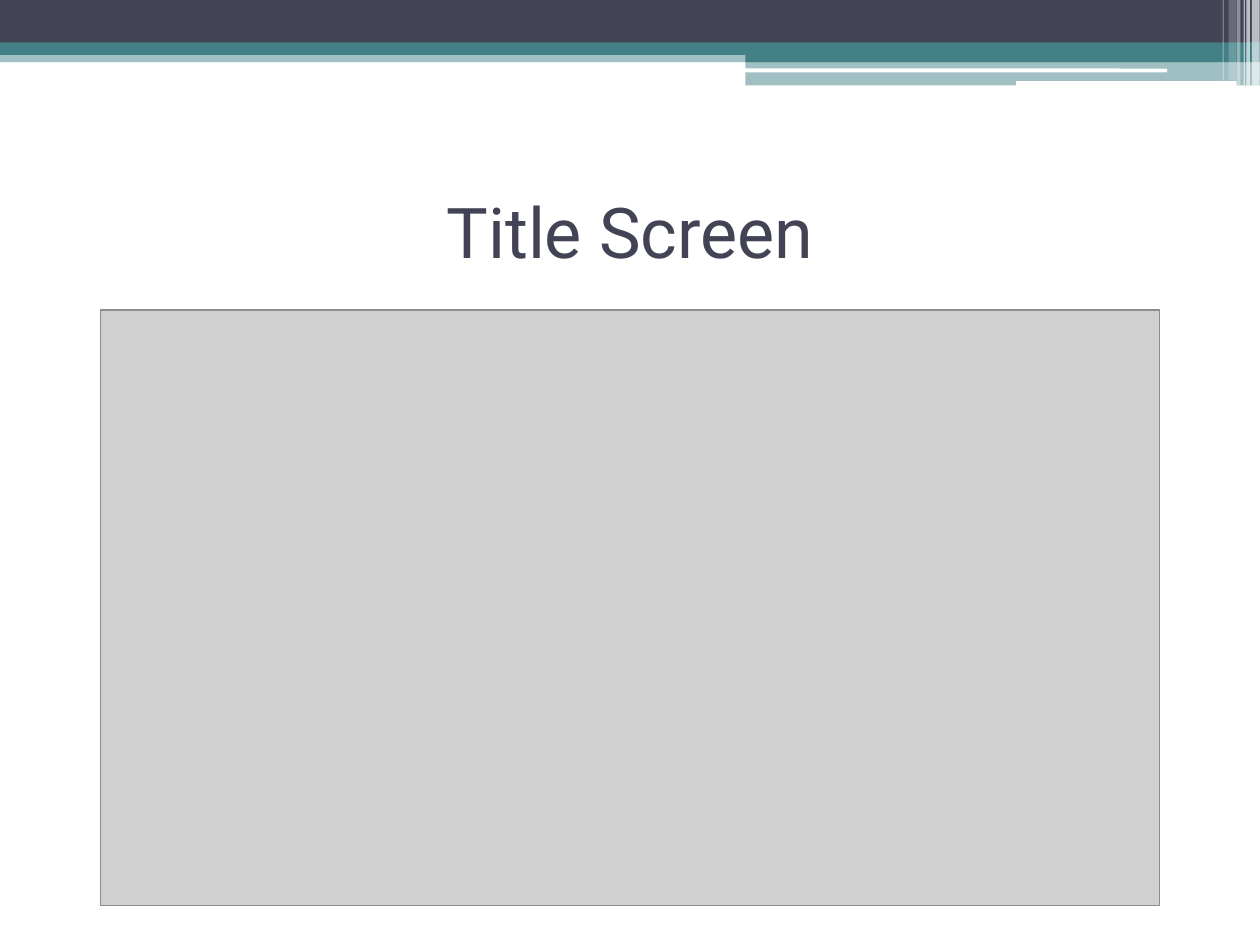
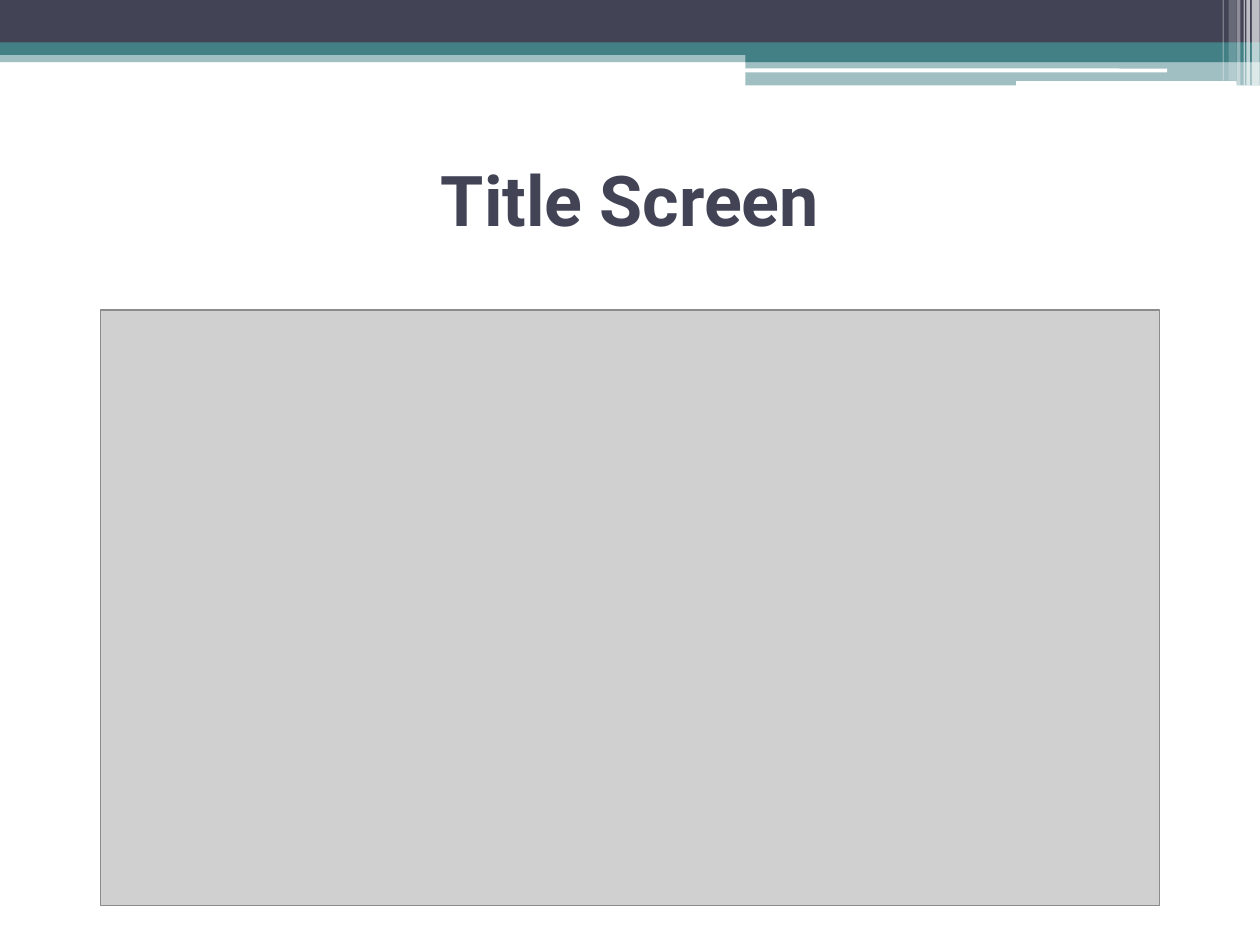
Before and after one commit to kubraguzel/CS319_Group_2M, a slide deck: slide 3 of CS319 Final Presentation.pptx. Drawn at 1260x945 pixels with LibreOffice and Linux fonts; fonts in the diff are those of the drawing; grey boxes stand for pictures. Boxes give left, top, right and bottom in pixels: in the first picture for what was removed or moved away, otherwise in the second. Text is boxed around its words. In the diff, an @@ line names an element or a change of style, - is before the commit and + after.

```diff
--- a/CS319 Final Presentation.pptx
+++ b/CS319 Final Presentation.pptx
@@ title "Title Screen" moved from (x1=447, y1=205, x2=813, y2=259) to (x1=441, y1=173, x2=819, y2=227) @@
@@ title "Title Screen" at (x1=441, y1=173, x2=819, y2=227): bold on @@
```
Also in this commit, not shown: 5 other slides changed, 2 slides removed.
